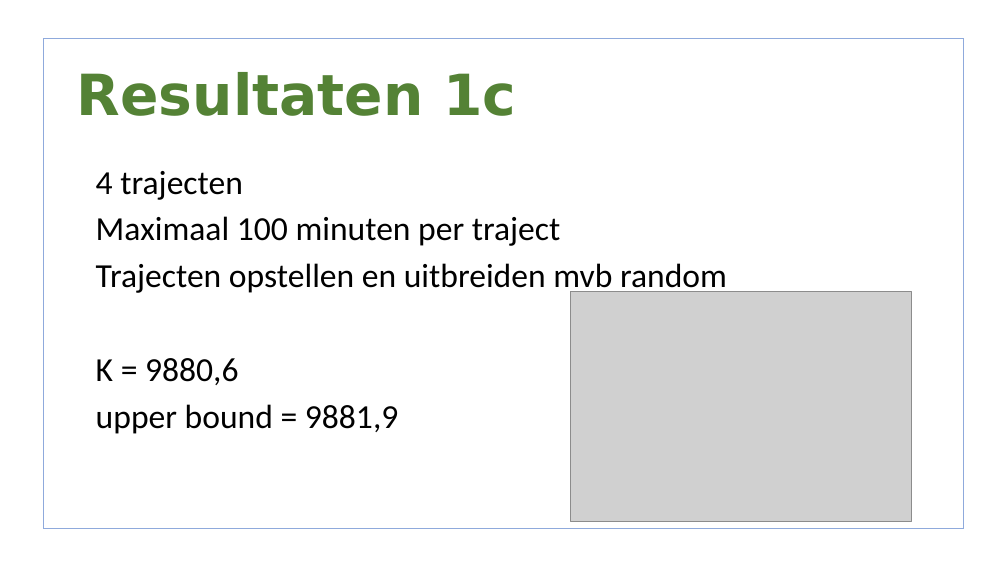
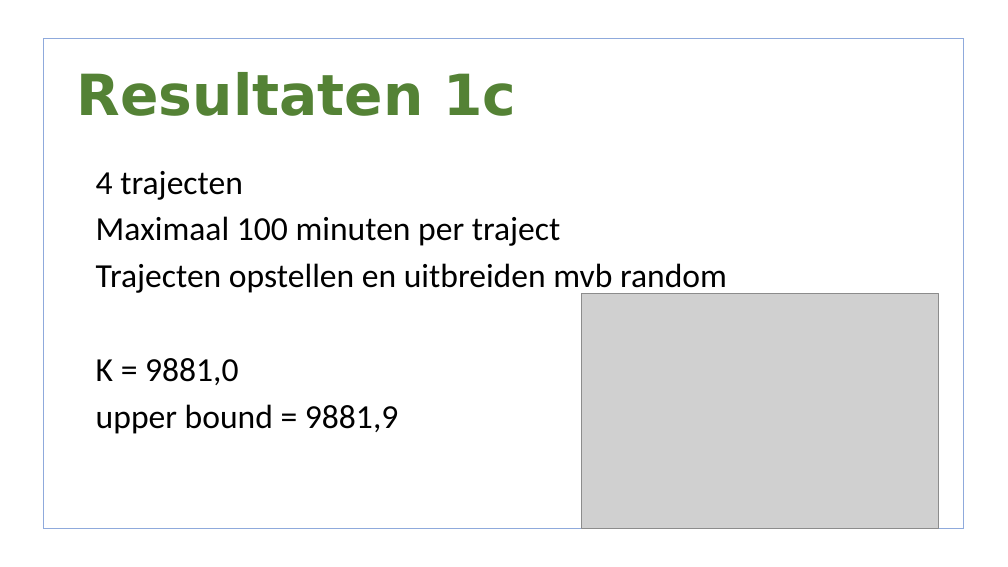
Before and after one commit to lisa259/RailNL, a slide deck: slide 17 of presentaties/Presentation 2.odp. Drawn at 1008x567 pixels with LibreOffice and Linux fonts; fonts in the diff are those of the drawing; grey boxes stand for pictures; background and template pictures are left out. Boxes give left, top, right and bottom in pixels: in the first picture for what was removed or moved away, otherwise in the second. Text is boxed around its words. In the diff, an @@ line names an element or a change of style, - is before the commit and + after.

```diff
--- a/presentaties/Presentation 2.odp
+++ b/presentaties/Presentation 2.odp
@@ picture: place and size @@
-picture at [570,292,911,521]
+picture at [582,293,939,529]
@@ text at [96,358,238,385]: text changed @@
-• K = 9880,6
+• K = 9881,0
```
Also in this commit, not shown: 4 other slides changed, 45 other files.
